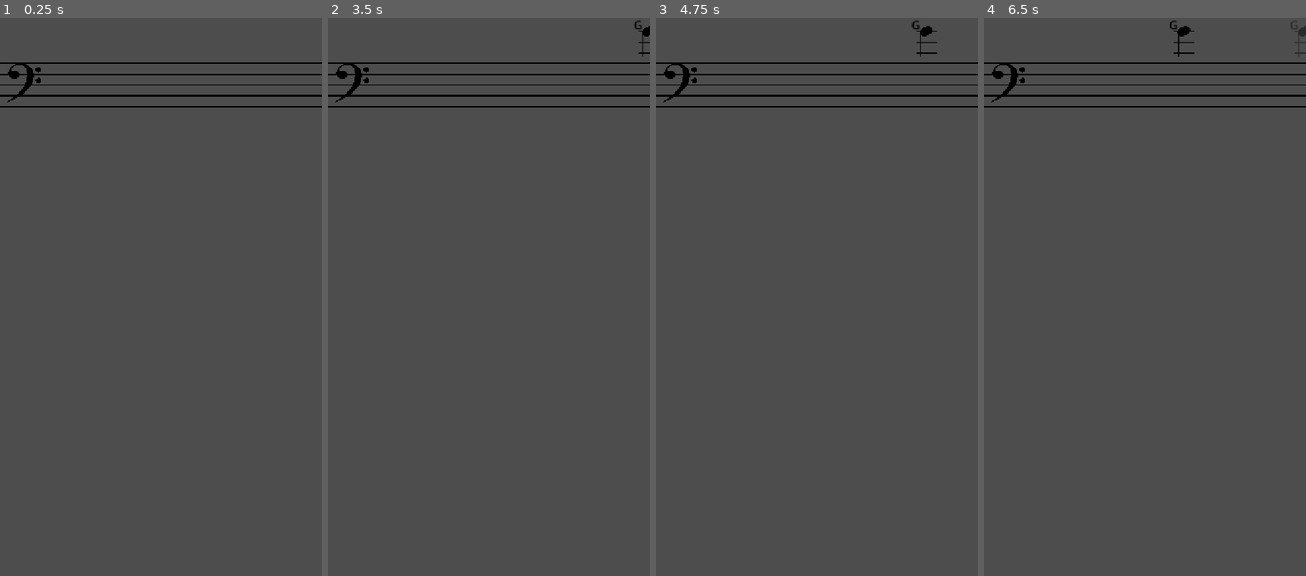
Above: before the commit, frames 1-4 (left to right).
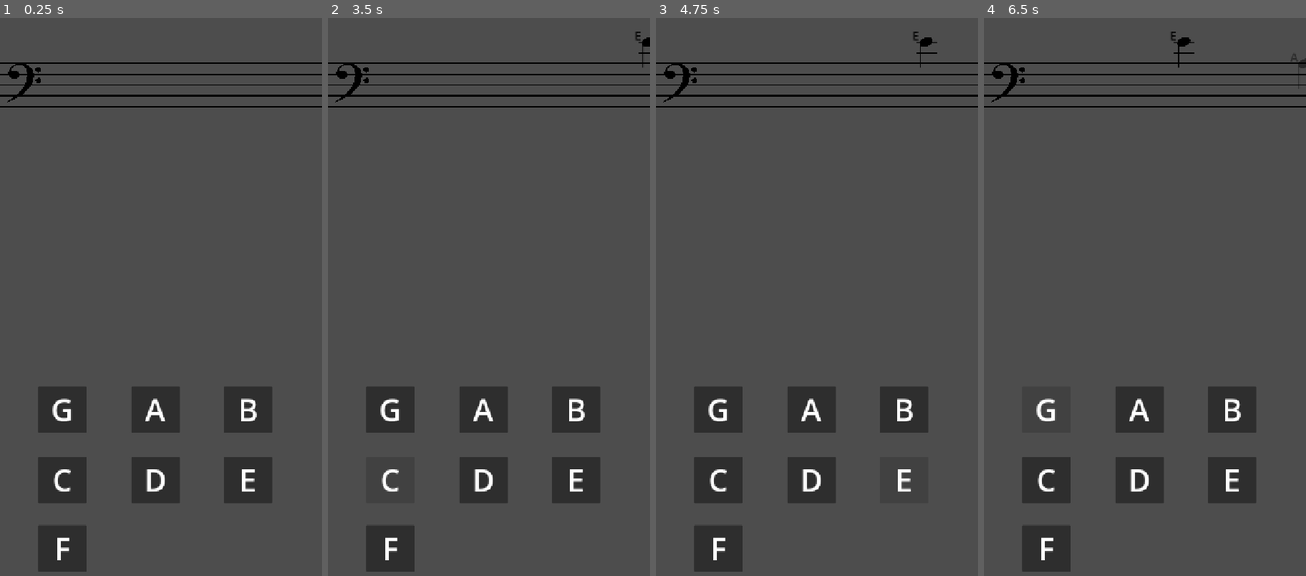
Above: after the commit, the same moments.

Repository: ethanwhall389/note-read
Game: Godot game, scene res://scenes/levels/level01.tscn
The game is run twice, just before and just after one commit, with the same random seed, the same clock (stepped at 60 frames per second) and the same inputs. The project has no main scene, so this scene is started directly.
Inputs (mouse positions are in pixels of both pictures, inside the frame that each line leads up to):
- Up to frame 1 (0.25 s): no input
- Up to frame 2 (3.5 s): click (389, 408) at 0.52 s; click (482, 408) at 1.27 s; click (575, 408) at 2.02 s; click (389, 481) at 2.77 s
- Up to frame 3 (4.75 s): click (810, 481) at 3.52 s; click (903, 481) at 4.27 s
- Up to frame 4 (6.5 s): click (1045, 548) at 5.02 s; click (1045, 408) at 5.77 s

The runs differ from the first frame. In frame 1, 8.5% of the frame differs, in the area x 11-85%, y 66-100%; in frame 2, 7.5%; in frame 3, 7.5%; in frame 4, 7.7%.
Error after the commit: Invalid access of index '0' on a base object of type: 'Array'. (res://systems/gameplay_controller.gd:28)

Commit message:
add button ui, connect signals

Diff:
--- a/note-read/autoload/game_manager.gd
+++ b/note-read/autoload/game_manager.gd
@@ -1,6 +1,6 @@
 extends Node
 
-var current_level = 5
+var current_level = 3
 
 const Staff_Line_Height = 12.0
 
--- a/note-read/scenes/levels/level01.tscn
+++ b/note-read/scenes/levels/level01.tscn
@@ -3,6 +3,7 @@
 [ext_resource type="PackedScene" uid="uid://bsjptrq6yr2us" path="res://entities/staff.tscn" id="1_g0jr5"]
 [ext_resource type="PackedScene" uid="uid://c02x3lovllpck" path="res://systems/spawner.tscn" id="2_i4uh8"]
 [ext_resource type="PackedScene" uid="uid://1425knegw2y0" path="res://systems/gameplay_controller.tscn" id="3_g0jr5"]
+[ext_resource type="PackedScene" uid="uid://c2v0ud36umcml" path="res://scenes/ui/note_selection_ui.tscn" id="4_i4uh8"]
 
 [sub_resource type="RectangleShape2D" id="RectangleShape2D_g0jr5"]
 size = Vector2(808, 324)
@@ -27,8 +28,11 @@
 position = Vector2(462, 90)
 shape = SubResource("RectangleShape2D_g0jr5")
 
-[node name="GameplayController" parent="." unique_id=1336935545 node_paths=PackedStringArray("spawner") instance=ExtResource("3_g0jr5")]
+[node name="GameplayController" parent="." unique_id=1336935545 node_paths=PackedStringArray("spawner", "note_selection_ui") instance=ExtResource("3_g0jr5")]
 spawner = NodePath("../Spawner")
+note_selection_ui = NodePath("../NoteSelectionUi")
+
+[node name="NoteSelectionUi" parent="." unique_id=387254789 instance=ExtResource("4_i4uh8")]
 
 [connection signal="timeout" from="Spawner/Timer" to="Spawner" method="_on_timer_timeout"]
 [connection signal="body_exited" from="Staff" to="GameplayController" method="_on_staff_body_exited"]
--- a/note-read/scenes/ui/note_selection_ui.gd
+++ b/note-read/scenes/ui/note_selection_ui.gd
@@ -1,6 +1,19 @@
 extends CanvasLayer
 
-signal  note_selected(note_name: String)
+# All buttons are in the group note_buttons
 
-func _on_button_g_pressed() -> void:
-	note_selected.emit("G")
+signal  note_button_selected(note_name: String)
+
+func _ready() -> void:
+	for button in get_tree().get_nodes_in_group("note_buttons"):
+		button.pressed.connect(_on_button_pressed.bind(button))
+
+"""
+func _on_button_pressed(button) -> void:
+
+	note_button_selected.emit("G")
+"""
+
+func _on_button_pressed(button: Button) -> void:
+	var label = button.get_parent().get_node("Label")
+	note_button_selected.emit(label.text)
--- a/note-read/scenes/ui/note_selection_ui.tscn
+++ b/note-read/scenes/ui/note_selection_ui.tscn
@@ -9,18 +9,108 @@
 script = ExtResource("1_4tu82")
 
 [node name="ButtonG" type="Node2D" parent="." unique_id=1418564452]
-position = Vector2(99, 823)
+position = Vector2(85, 823)
 
-[node name="ButtonG" type="Button" parent="ButtonG" unique_id=1085180663]
+[node name="ButtonG" type="Button" parent="ButtonG" unique_id=1085180663 groups=["note_buttons"]]
 offset_right = 109.0
 offset_bottom = 104.0
 
 [node name="Label" type="Label" parent="ButtonG" unique_id=427933448]
-offset_right = 108.0
-offset_bottom = 107.0
+offset_right = 109.0
+offset_bottom = 104.0
 text = "G"
 label_settings = SubResource("LabelSettings_keoyt")
 horizontal_alignment = 1
 vertical_alignment = 1
 
+[node name="ButtonA" type="Node2D" parent="." unique_id=901833920]
+position = Vector2(293, 823)
+
+[node name="ButtonA" type="Button" parent="ButtonA" unique_id=1823444424 groups=["note_buttons"]]
+offset_right = 109.0
+offset_bottom = 104.0
+
+[node name="Label" type="Label" parent="ButtonA" unique_id=1696958794]
+offset_right = 109.0
+offset_bottom = 104.0
+text = "A"
+label_settings = SubResource("LabelSettings_keoyt")
+horizontal_alignment = 1
+vertical_alignment = 1
+
+[node name="ButtonB" type="Node2D" parent="." unique_id=1315883645]
+position = Vector2(500, 823)
+
+[node name="ButtonB" type="Button" parent="ButtonB" unique_id=1900554260 groups=["note_buttons"]]
+offset_right = 109.0
+offset_bottom = 104.0
+
+[node name="Label" type="Label" parent="ButtonB" unique_id=1731423904]
+offset_right = 109.0
+offset_bottom = 104.0
+text = "B"
+label_settings = SubResource("LabelSettings_keoyt")
+horizontal_alignment = 1
+vertical_alignment = 1
+
+[node name="ButtonC" type="Node2D" parent="." unique_id=638933865]
+position = Vector2(85, 980)
+
+[node name="ButtonC" type="Button" parent="ButtonC" unique_id=819873490 groups=["note_buttons"]]
+offset_right = 109.0
+offset_bottom = 104.0
+
+[node name="Label" type="Label" parent="ButtonC" unique_id=1767609410]
+offset_right = 109.0
+offset_bottom = 104.0
+text = "C"
+label_settings = SubResource("LabelSettings_keoyt")
+horizontal_alignment = 1
+vertical_alignment = 1
+
+[node name="ButtonD" type="Node2D" parent="." unique_id=218213479]
+position = Vector2(293, 980)
+
+[node name="ButtonD" type="Button" parent="ButtonD" unique_id=1528981576 groups=["note_buttons"]]
+offset_right = 109.0
+offset_bottom = 104.0
+
+[node name="Label" type="Label" parent="ButtonD" unique_id=1939100831]
+offset_right = 109.0
+offset_bottom = 104.0
+text = "D"
+label_settings = SubResource("LabelSettings_keoyt")
+horizontal_alignment = 1
+vertical_alignment = 1
+
+[node name="ButtonE" type="Node2D" parent="." unique_id=1780524179]
+position = Vector2(500, 980)
+
+[node name="ButtonE" type="Button" parent="ButtonE" unique_id=33633949 groups=["note_buttons"]]
+offset_right = 109.0
+offset_bottom = 104.0
+
+[node name="Label" type="Label" parent="ButtonE" unique_id=1054409111]
+offset_right = 109.0
+offset_bottom = 104.0
+text = "E"
+label_settings = SubResource("LabelSettings_keoyt")
+horizontal_alignment = 1
+vertical_alignment = 1
+
+[node name="ButtonF" type="Node2D" parent="." unique_id=145834408]
+position = Vector2(85, 1133)
+
+[node name="ButtonF" type="Button" parent="ButtonF" unique_id=1777885353 groups=["note_buttons"]]
+offset_right = 109.0
+offset_bottom = 104.0
+
+[node name="Label" type="Label" parent="ButtonF" unique_id=1985823351]
+offset_right = 109.0
+offset_bottom = 104.0
+text = "F"
+label_settings = SubResource("LabelSettings_keoyt")
+horizontal_alignment = 1
+vertical_alignment = 1
+
 [connection signal="pressed" from="ButtonG/ButtonG" to="." method="_on_button_g_pressed"]
--- a/note-read/systems/gameplay_controller.gd
+++ b/note-read/systems/gameplay_controller.gd
@@ -1,12 +1,14 @@
 extends Node2D
 
 @export var spawner: Node2D
+@export var note_selection_ui: CanvasLayer
 var spawned_notes = []
 var current_note_index = 0
 
 
 func _ready() -> void:
 	spawner.note_spawned.connect(_on_note_spawned)
+	note_selection_ui.note_button_selected.connect(_on_note_button_selected)
 
 
 func _on_note_spawned(note: Node2D, note_data: Dictionary) -> void:
@@ -17,7 +19,15 @@
 
 	#note.modulate = Color.RED
 
+func _on_note_button_selected(note_name: String) -> void:
+	print("Note button selected: ", note_name)
+	check_guess(note_name)
 
+func check_guess(note_name: String) -> void:
+	# find current note
+	var current_note = spawned_notes[current_note_index].name
+	print("current_note: ", current_note)
+	#compare
 
 func _on_staff_body_exited(note: Node2D) -> void:
 	print("note exited area")
